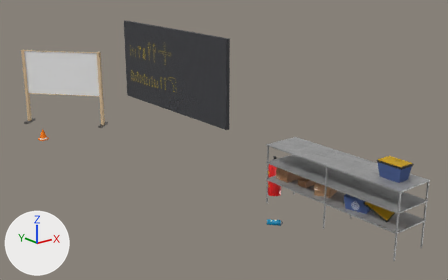
One commit to the FBX model Assets/_VE/Modelos/Escuderia Bravo/Taller Ensamble/Props3/FBX/Props3.fbx: the scene before it, then after it.
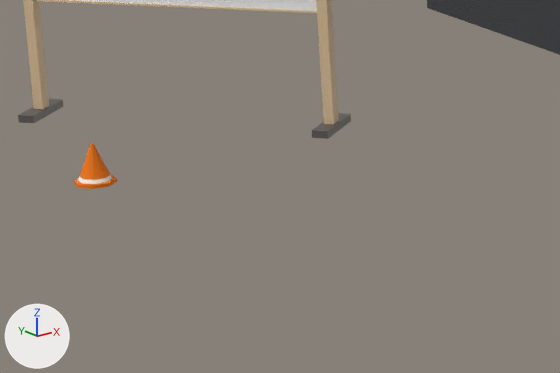
The first picture shows the older version from a camera (50 mm lens) standing at (-1.17, -9.59, 4.69) and looking at (6.73, 0.29, 0.73). The close-ups show both versions on the part from 4% to 36% of the width and 33% to 67% of the height of that picture; other places that the commit changed are outside them. Arrows for +X, +Y and +Z are at lower left; the lights stay in place. Where no turn or scale is listed for an object, it has been applied to the vertices.

The first close-up shows 'Tablero', 'TableroLLantas', 'cono'.
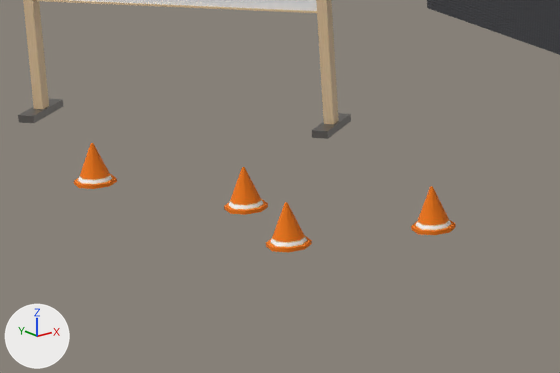
Pixel boxes [x1, y1, x2, y2] of what changed, in the close-ups (560 x 373 px):
'cono.003', added
    after: [266, 202, 312, 252]
'cono.002', added
    after: [411, 186, 456, 235]
'cono.001', added
    after: [224, 167, 268, 215]

The edits, one by one:
Object 'cono.002' (ob_cono_002) is new; it shows a copy of the mesh of ob_cono.
Its location is (5.872, 2.859, 0.137).
Object 'cono.001' (ob_cono_001) is new; it shows a copy of the mesh of ob_cono.
Its location is (5.172, 3.932, 0.137).
Object 'cono.003' (ob_cono_003) is new; it shows a copy of the mesh of ob_cono.
Its location is (5.044, 3.118, 0.137).
